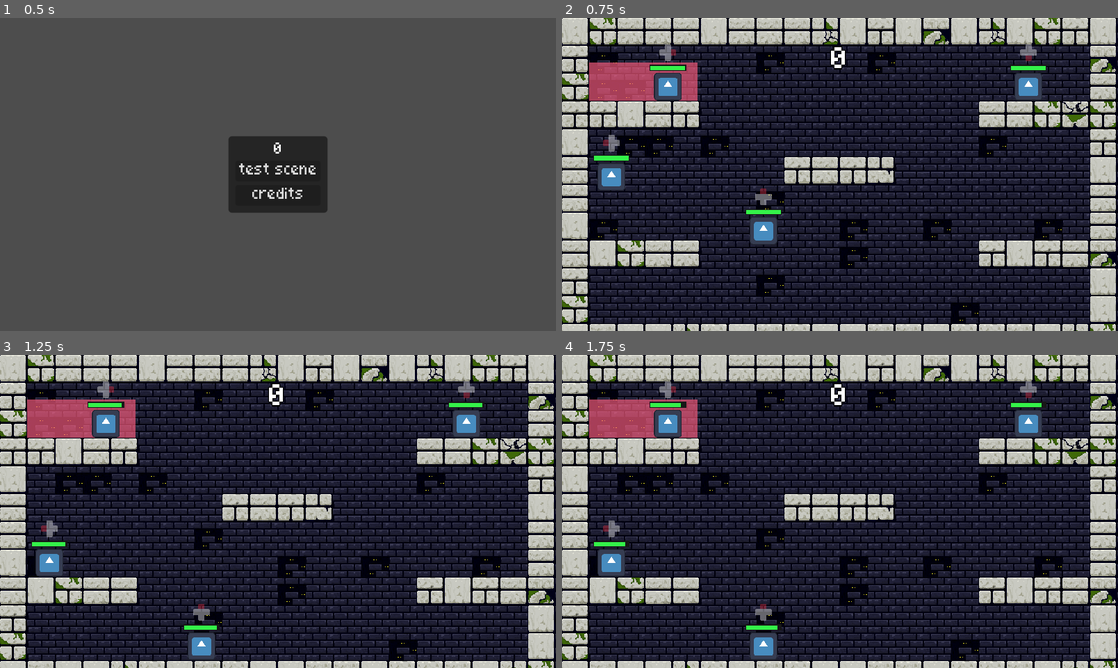
Above: before the commit, frames 1-4 (two rows, left to right).
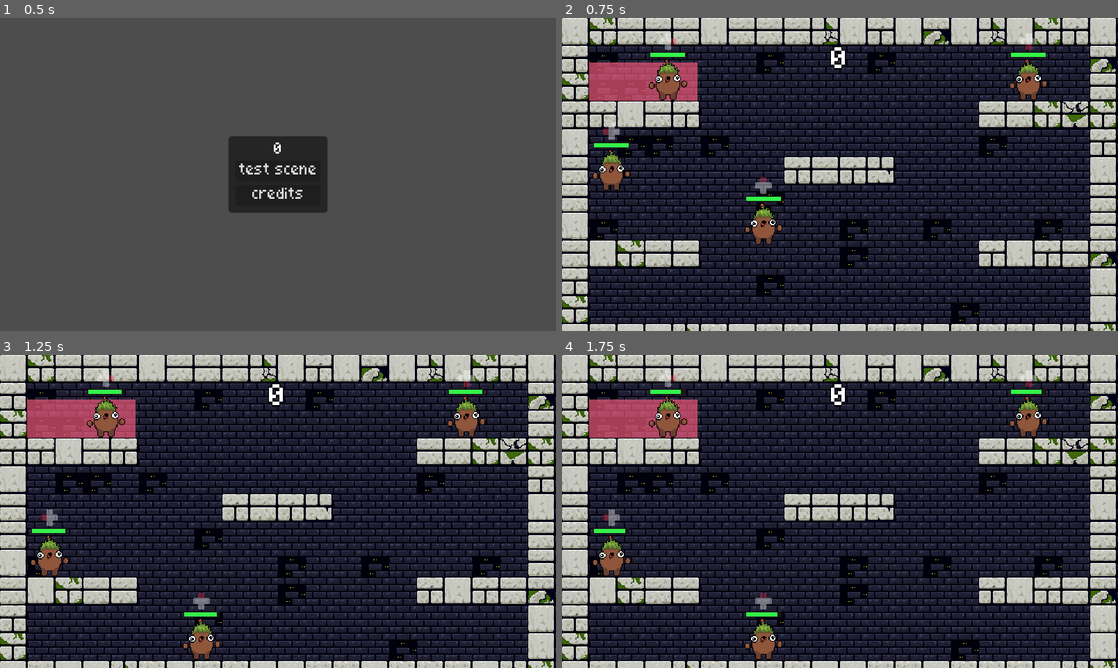
Above: after the commit, the same moments.

Repository: vhoyer/code-for-a-cause
Game: Godot game, scene res://stages/main/main.tscn
Same seed, same stepped clock (60 frames per second), same inputs: the game is played once before the commit and once after it. The engine's default icon, where the game draws it, is replaced by a stand-in: a white triangle on a blue panel in a dark square.
Inputs (mouse positions are in pixels of both pictures, inside the frame that each line leads up to):
- Up to frame 1 (0.5 s): no input
- Up to frame 2 (0.75 s): click "test scene" at 0.5 s
- Up to frame 3 (1.25 s): no input
- Up to frame 4 (1.75 s): move the mouse to (962, 495) at 1.27 s; hold D (right) from 1.28 s (still down); hold Space (jump) from 1.28 s (still down)

Frame 1 is identical in both runs. In frame 2, 3.3% of the frame differs, in the area x 5-88%, y 4-73%; in frame 3, 3.3%; in frame 4, 3.3%.

Commit message:
✨ Add sprite animation

Diff:
--- a/stages/test_level/joe.gd
+++ b/stages/test_level/joe.gd
@@ -27,6 +27,7 @@
 @onready var animated_sprite_2d: AnimatedSprite2D = $AnimatedSprite2D
 @onready var prompt_sprite: Sprite2D = $PromptSprite
 @onready var area_2d: Area2D = $Area2D
+@onready var animation_tree: AnimationTree = $AnimationTree
 
 func _ready() -> void:
 	health.value = health.max_value
@@ -52,6 +53,15 @@
 		velocity.x = 0
 
 	move_and_slide()
+
+	animation_tree.set('parameters/dir/blend_position', velocity.x)
+	animation_tree.set('parameters/StateMachine/air_anim/blend_position', velocity.y)
+	animation_tree.set('parameters/StateMachine/conditions/walking', velocity.x != 0)
+	animation_tree.set('parameters/StateMachine/conditions/idling', velocity.x == 0)
+	animation_tree.set('parameters/StateMachine/conditions/falling', velocity.y > 0)
+	animation_tree.set('parameters/StateMachine/conditions/jumping', velocity.y < 0)
+	animation_tree.set('parameters/StateMachine/conditions/landing', velocity.y == 0)
+	animation_tree.set('parameters/StateMachine/conditions/winding', jump_force_accumulator > 0)
 
 func process_movement(delta: float) -> void:
 	# coyote time
@@ -104,7 +114,8 @@
 			animated_sprite_2d.play()
 			prompt_sprite.modulate.a = 0
 			self.process_mode = Node.PROCESS_MODE_DISABLED
-			die.emit()
+			animated_sprite_2d.animation_finished.connect(func():
+				die.emit())
 		# getting close to no health
 		var x when x < (health.max_value / 5):
 			prompt_sprite.modulate.a = 1
--- a/stages/test_level/joe.tscn
+++ b/stages/test_level/joe.tscn
@@ -1,8 +1,8 @@
-[gd_scene load_steps=27 format=3 uid="uid://3o48msfclx6o"]
+[gd_scene load_steps=62 format=3 uid="uid://3o48msfclx6o"]
 
 [ext_resource type="Script" path="res://stages/test_level/joe.gd" id="1_q8cs5"]
 [ext_resource type="Texture2D" uid="uid://buf7jokyx4w6e" path="res://stages/test_level/assets/xbox_dpad_up.png" id="2_5bmtq"]
-[ext_resource type="Texture2D" uid="uid://dlovi5geg0xlr" path="res://assets/icon.svg" id="2_mgljx"]
+[ext_resource type="Texture2D" uid="uid://b3vd8gdl27puc" path="res://stages/test_level/assets/Joe-Sheet.png" id="3_jvunk"]
 [ext_resource type="Texture2D" uid="uid://c03nfw41w7h1t" path="res://stages/test_level/assets/sprExplos_strip18.png" id="3_lmqi8"]
 
 [sub_resource type="Curve" id="Curve_bg0q3"]
@@ -152,6 +152,282 @@
 
 [sub_resource type="CircleShape2D" id="CircleShape2D_5j8rj"]
 radius = 13.0
+
+[sub_resource type="Animation" id="Animation_7ds3i"]
+resource_name = "idle"
+step = 0.2
+tracks/0/type = "value"
+tracks/0/imported = false
+tracks/0/enabled = true
+tracks/0/path = NodePath("Sprite2D:frame")
+tracks/0/interp = 1
+tracks/0/loop_wrap = true
+tracks/0/keys = {
+"times": PackedFloat32Array(0, 0.2, 0.4, 0.6),
+"transitions": PackedFloat32Array(1, 1, 1, 1),
+"update": 1,
+"values": [0, 1, 2, 3]
+}
+
+[sub_resource type="Animation" id="Animation_25jtd"]
+length = 0.001
+tracks/0/type = "value"
+tracks/0/imported = false
+tracks/0/enabled = true
+tracks/0/path = NodePath("Sprite2D:frame")
+tracks/0/interp = 1
+tracks/0/loop_wrap = true
+tracks/0/keys = {
+"times": PackedFloat32Array(0),
+"transitions": PackedFloat32Array(1),
+"update": 1,
+"values": [0]
+}
+
+[sub_resource type="Animation" id="Animation_25ypl"]
+resource_name = "jump_winding"
+length = 0.2
+step = 0.1
+tracks/0/type = "value"
+tracks/0/imported = false
+tracks/0/enabled = true
+tracks/0/path = NodePath("Sprite2D:frame")
+tracks/0/interp = 1
+tracks/0/loop_wrap = true
+tracks/0/keys = {
+"times": PackedFloat32Array(0, 0.1),
+"transitions": PackedFloat32Array(1, 1),
+"update": 1,
+"values": [30, 30]
+}
+
+[sub_resource type="Animation" id="Animation_p32oh"]
+resource_name = "air_up"
+length = 0.1
+step = 0.1
+tracks/0/type = "value"
+tracks/0/imported = false
+tracks/0/enabled = true
+tracks/0/path = NodePath("Sprite2D:frame")
+tracks/0/interp = 1
+tracks/0/loop_wrap = true
+tracks/0/keys = {
+"times": PackedFloat32Array(0),
+"transitions": PackedFloat32Array(1),
+"update": 1,
+"values": [40]
+}
+
+[sub_resource type="Animation" id="Animation_5qy3k"]
+resource_name = "air_down"
+length = 0.1
+step = 0.1
+tracks/0/type = "value"
+tracks/0/imported = false
+tracks/0/enabled = true
+tracks/0/path = NodePath("Sprite2D:frame")
+tracks/0/interp = 1
+tracks/0/loop_wrap = true
+tracks/0/keys = {
+"times": PackedFloat32Array(0),
+"transitions": PackedFloat32Array(1),
+"update": 1,
+"values": [50]
+}
+
+[sub_resource type="Animation" id="Animation_qamym"]
+resource_name = "landing"
+length = 0.2
+step = 0.1
+tracks/0/type = "value"
+tracks/0/imported = false
+tracks/0/enabled = true
+tracks/0/path = NodePath("Sprite2D:frame")
+tracks/0/interp = 1
+tracks/0/loop_wrap = true
+tracks/0/keys = {
+"times": PackedFloat32Array(0, 0.1),
+"transitions": PackedFloat32Array(1, 1),
+"update": 1,
+"values": [60, 61]
+}
+
+[sub_resource type="Animation" id="Animation_tkweh"]
+resource_name = "walk"
+length = 0.8
+loop_mode = 1
+step = 0.1
+tracks/0/type = "value"
+tracks/0/imported = false
+tracks/0/enabled = true
+tracks/0/path = NodePath("Sprite2D:frame")
+tracks/0/interp = 1
+tracks/0/loop_wrap = true
+tracks/0/keys = {
+"times": PackedFloat32Array(0, 0.1, 0.2, 0.3, 0.4, 0.5, 0.6, 0.7),
+"transitions": PackedFloat32Array(1, 1, 1, 1, 1, 1, 1, 1),
+"update": 1,
+"values": [20, 21, 22, 23, 24, 25, 26, 27]
+}
+
+[sub_resource type="Animation" id="Animation_obhil"]
+resource_name = "turn_right"
+length = 0.001
+step = 0.1
+tracks/0/type = "value"
+tracks/0/imported = false
+tracks/0/enabled = true
+tracks/0/path = NodePath("Sprite2D:flip_h")
+tracks/0/interp = 1
+tracks/0/loop_wrap = true
+tracks/0/keys = {
+"times": PackedFloat32Array(0),
+"transitions": PackedFloat32Array(1),
+"update": 1,
+"values": [false]
+}
+
+[sub_resource type="Animation" id="Animation_t7rfs"]
+resource_name = "turn_left"
+length = 0.001
+step = 0.1
+tracks/0/type = "value"
+tracks/0/imported = false
+tracks/0/enabled = true
+tracks/0/path = NodePath("Sprite2D:flip_h")
+tracks/0/interp = 1
+tracks/0/loop_wrap = true
+tracks/0/keys = {
+"times": PackedFloat32Array(0),
+"transitions": PackedFloat32Array(1),
+"update": 1,
+"values": [true]
+}
+
+[sub_resource type="AnimationLibrary" id="AnimationLibrary_e4h7a"]
+_data = {
+"RESET": SubResource("Animation_25jtd"),
+"air_down": SubResource("Animation_5qy3k"),
+"air_up": SubResource("Animation_p32oh"),
+"idle": SubResource("Animation_7ds3i"),
+"jump_winding": SubResource("Animation_25ypl"),
+"landing": SubResource("Animation_qamym"),
+"turn_left": SubResource("Animation_t7rfs"),
+"turn_right": SubResource("Animation_obhil"),
+"walk": SubResource("Animation_tkweh")
+}
+
+[sub_resource type="AnimationNodeAdd2" id="AnimationNodeAdd2_u3u31"]
+
+[sub_resource type="AnimationNodeAnimation" id="AnimationNodeAnimation_2l2gn"]
+animation = &"air_up"
+
+[sub_resource type="AnimationNodeAnimation" id="AnimationNodeAnimation_wcx27"]
+animation = &"air_down"
+
+[sub_resource type="AnimationNodeBlendSpace1D" id="AnimationNodeBlendSpace1D_t31mw"]
+blend_point_0/node = SubResource("AnimationNodeAnimation_2l2gn")
+blend_point_0/pos = -1.0
+blend_point_1/node = SubResource("AnimationNodeAnimation_wcx27")
+blend_point_1/pos = 1.0
+
+[sub_resource type="AnimationNodeAnimation" id="AnimationNodeAnimation_r7kvw"]
+animation = &"air_down"
+
+[sub_resource type="AnimationNodeAnimation" id="AnimationNodeAnimation_xd0px"]
+animation = &"idle"
+
+[sub_resource type="AnimationNodeAnimation" id="AnimationNodeAnimation_51fhg"]
+animation = &"jump_winding"
+
+[sub_resource type="AnimationNodeAnimation" id="AnimationNodeAnimation_v47fe"]
+animation = &"landing"
+
+[sub_resource type="AnimationNodeAnimation" id="AnimationNodeAnimation_rdk78"]
+animation = &"walk"
+
+[sub_resource type="AnimationNodeStateMachineTransition" id="AnimationNodeStateMachineTransition_ai3ca"]
+advance_mode = 2
+
+[sub_resource type="AnimationNodeStateMachineTransition" id="AnimationNodeStateMachineTransition_76evl"]
+advance_mode = 2
+advance_condition = &"winding"
+
+[sub_resource type="AnimationNodeStateMachineTransition" id="AnimationNodeStateMachineTransition_27er0"]
+advance_mode = 2
+advance_condition = &"landing"
+
+[sub_resource type="AnimationNodeStateMachineTransition" id="AnimationNodeStateMachineTransition_7yhk5"]
+switch_mode = 2
+advance_mode = 2
+advance_condition = &"idling"
+
+[sub_resource type="AnimationNodeStateMachineTransition" id="AnimationNodeStateMachineTransition_4x6un"]
+switch_mode = 2
+advance_mode = 2
+advance_condition = &"walking"
+
+[sub_resource type="AnimationNodeStateMachineTransition" id="AnimationNodeStateMachineTransition_nr0s0"]
+advance_mode = 2
+advance_condition = &"walking"
+
+[sub_resource type="AnimationNodeStateMachineTransition" id="AnimationNodeStateMachineTransition_toxo4"]
+advance_mode = 2
+advance_condition = &"idling"
+
+[sub_resource type="AnimationNodeStateMachineTransition" id="AnimationNodeStateMachineTransition_7tir2"]
+advance_mode = 2
+advance_condition = &"falling"
+
+[sub_resource type="AnimationNodeStateMachineTransition" id="AnimationNodeStateMachineTransition_s1d37"]
+
+[sub_resource type="AnimationNodeStateMachineTransition" id="AnimationNodeStateMachineTransition_u0ojk"]
+switch_mode = 2
+advance_mode = 2
+advance_condition = &"jumping"
+
+[sub_resource type="AnimationNodeStateMachineTransition" id="AnimationNodeStateMachineTransition_kcluh"]
+advance_mode = 2
+advance_condition = &"landing"
+
+[sub_resource type="AnimationNodeStateMachine" id="AnimationNodeStateMachine_qlteu"]
+states/Start/position = Vector2(89, 117)
+states/air_anim/node = SubResource("AnimationNodeBlendSpace1D_t31mw")
+states/air_anim/position = Vector2(391, -99)
+states/air_down/node = SubResource("AnimationNodeAnimation_r7kvw")
+states/air_down/position = Vector2(476, -5)
+states/idle/node = SubResource("AnimationNodeAnimation_xd0px")
+states/idle/position = Vector2(451, 118)
+states/jump_winding/node = SubResource("AnimationNodeAnimation_51fhg")
+states/jump_winding/position = Vector2(239, 10)
+states/landing/node = SubResource("AnimationNodeAnimation_v47fe")
+states/landing/position = Vector2(712, -5)
+states/walk/node = SubResource("AnimationNodeAnimation_rdk78")
+states/walk/position = Vector2(614, 115)
+transitions = ["Start", "idle", SubResource("AnimationNodeStateMachineTransition_ai3ca"), "idle", "jump_winding", SubResource("AnimationNodeStateMachineTransition_76evl"), "air_down", "landing", SubResource("AnimationNodeStateMachineTransition_27er0"), "landing", "idle", SubResource("AnimationNodeStateMachineTransition_7yhk5"), "landing", "walk", SubResource("AnimationNodeStateMachineTransition_4x6un"), "idle", "walk", SubResource("AnimationNodeStateMachineTransition_nr0s0"), "walk", "idle", SubResource("AnimationNodeStateMachineTransition_toxo4"), "walk", "air_down", SubResource("AnimationNodeStateMachineTransition_7tir2"), "walk", "End", SubResource("AnimationNodeStateMachineTransition_s1d37"), "jump_winding", "air_anim", SubResource("AnimationNodeStateMachineTransition_u0ojk"), "air_anim", "landing", SubResource("AnimationNodeStateMachineTransition_kcluh")]
+graph_offset = Vector2(-164, -118)
+
+[sub_resource type="AnimationNodeAnimation" id="AnimationNodeAnimation_o84sr"]
+animation = &"turn_left"
+
+[sub_resource type="AnimationNodeAnimation" id="AnimationNodeAnimation_hjsgh"]
+animation = &"turn_right"
+
+[sub_resource type="AnimationNodeBlendSpace1D" id="AnimationNodeBlendSpace1D_bicj6"]
+blend_point_0/node = SubResource("AnimationNodeAnimation_o84sr")
+blend_point_0/pos = -1.0
+blend_point_1/node = SubResource("AnimationNodeAnimation_hjsgh")
+blend_point_1/pos = 1.0
+
+[sub_resource type="AnimationNodeBlendTree" id="AnimationNodeBlendTree_3vjla"]
+graph_offset = Vector2(-784.85, 38.709)
+nodes/Add2/node = SubResource("AnimationNodeAdd2_u3u31")
+nodes/Add2/position = Vector2(-20, 160)
+nodes/StateMachine/node = SubResource("AnimationNodeStateMachine_qlteu")
+nodes/StateMachine/position = Vector2(-380, 140)
+nodes/dir/node = SubResource("AnimationNodeBlendSpace1D_bicj6")
+nodes/dir/position = Vector2(-360.854, 350.535)
+node_connections = [&"Add2", 0, &"StateMachine", &"Add2", 1, &"dir", &"output", 0, &"Add2"]
 
 [node name="Joe1" type="CharacterBody2D"]
 position = Vector2(232, 227)
@@ -167,9 +443,9 @@
 anchor_right = 0.5
 anchor_bottom = 1.0
 offset_left = -20.0
-offset_top = -40.0
+offset_top = -55.0
 offset_right = 20.0
-offset_bottom = -35.0
+offset_bottom = -50.0
 grow_horizontal = 2
 grow_vertical = 0
 theme_type_variation = &"HealthProgressBar"
@@ -178,9 +454,11 @@
 show_percentage = false
 
 [node name="Sprite2D" type="Sprite2D" parent="."]
-position = Vector2(0, -16)
-scale = Vector2(0.25, 0.25)
-texture = ExtResource("2_mgljx")
+texture = ExtResource("3_jvunk")
+offset = Vector2(0, -23)
+flip_h = true
+hframes = 10
+vframes = 7
 metadata/_edit_lock_ = true
 
 [node name="AnimatedSprite2D" type="AnimatedSprite2D" parent="."]
@@ -196,7 +474,7 @@
 shape = SubResource("CapsuleShape2D_rtpf8")
 
 [node name="PromptSprite" type="Sprite2D" parent="."]
-position = Vector2(0, -55)
+position = Vector2(0, -68)
 scale = Vector2(0.4, 0.4)
 texture = ExtResource("2_5bmtq")
 
@@ -209,4 +487,22 @@
 position = Vector2(16, -16)
 shape = SubResource("CircleShape2D_5j8rj")
 
+[node name="AnimationPlayer" type="AnimationPlayer" parent="."]
+libraries = {
+"": SubResource("AnimationLibrary_e4h7a")
+}
+
+[node name="AnimationTree" type="AnimationTree" parent="."]
+tree_root = SubResource("AnimationNodeBlendTree_3vjla")
+anim_player = NodePath("../AnimationPlayer")
+parameters/Add2/add_amount = 1.0
+parameters/StateMachine/conditions/falling = false
+parameters/StateMachine/conditions/idling = false
+parameters/StateMachine/conditions/jumping = false
+parameters/StateMachine/conditions/landing = false
+parameters/StateMachine/conditions/walking = false
+parameters/StateMachine/conditions/winding = false
+parameters/StateMachine/air_anim/blend_position = 0
+parameters/dir/blend_position = -0.991515
+
 [connection signal="value_changed" from="Health" to="." method="_on_health_value_changed"]
Binary file added: stages/test_level/assets/Joe-Sheet.png
Not shown, added: stages/test_level/assets/Joe-Sheet.png.import
